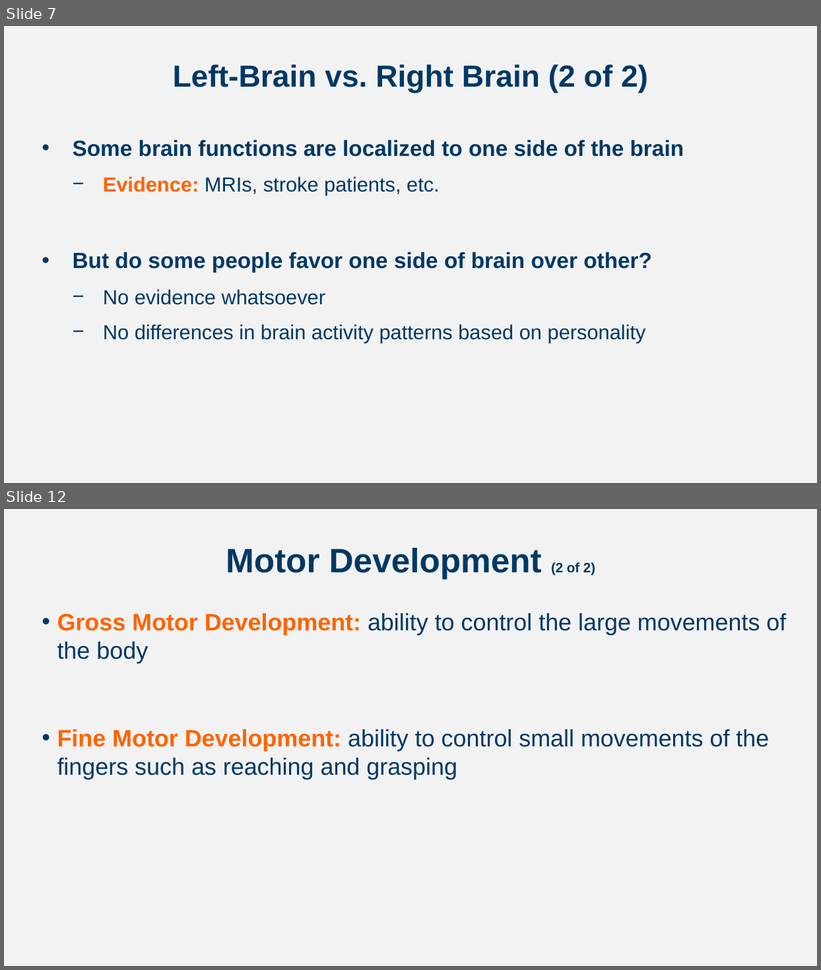
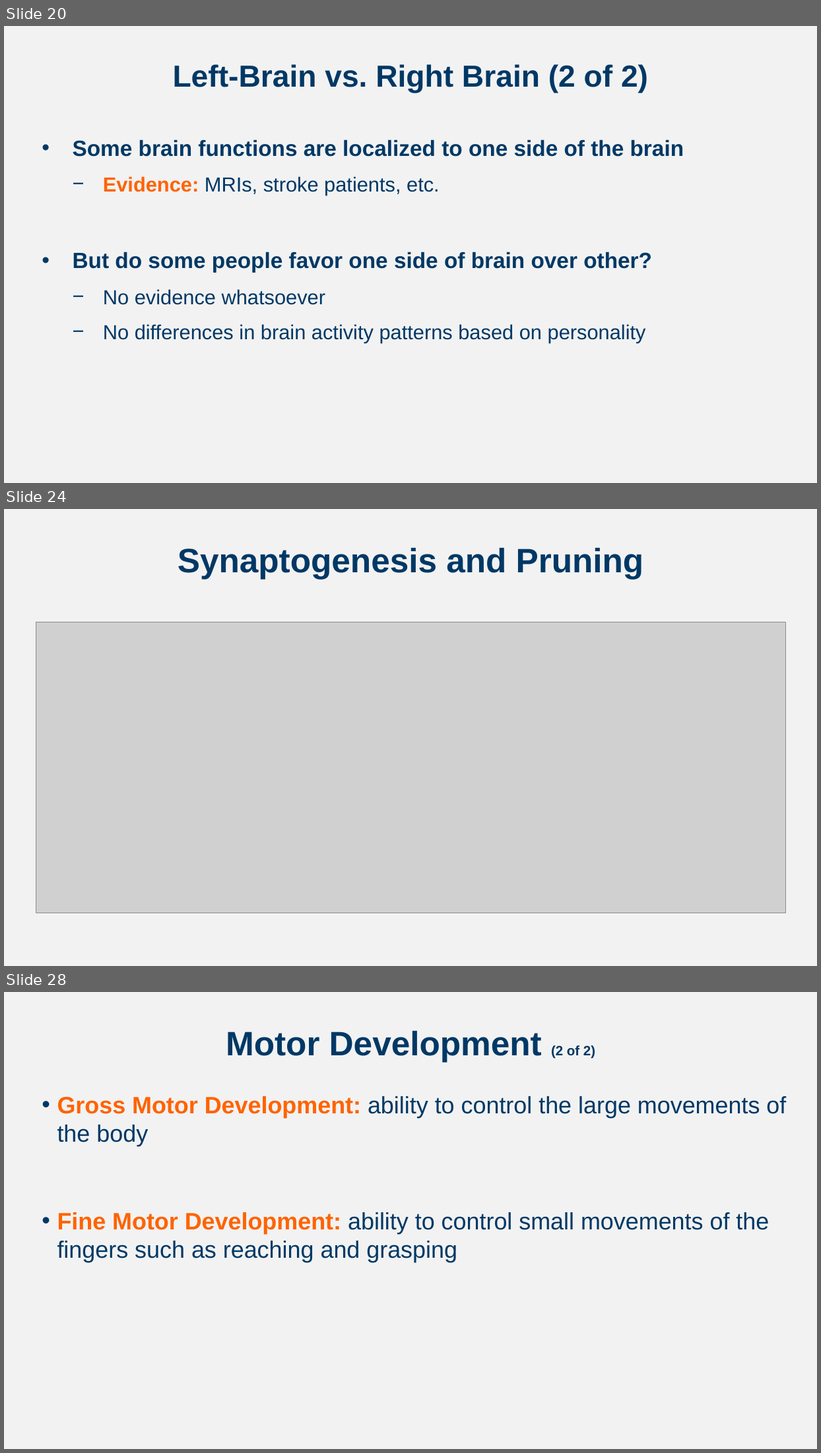
Before and after one commit to npm27/Teaching-Materials, a slide deck: Developmental Fall 24/Slides/Chapter 4.pptx. Shown one above the other, each under a label of ours: slides 7 and 12 before the commit, slides 20, 24 and 28 after it; the slides between them are not shown. The pictures are 821x970 and 821x1453 pixels, drawn with LibreOffice and Linux fonts; fonts in the diff are those of the drawing; grey boxes stand for pictures. Boxes give left, top, right and bottom in pixels: in the first picture for what was removed or moved away, otherwise in the second. Text is boxed around its words. In the diff, an @@ line names an element or a change of style, - is before the commit and + after.

```diff
--- a/Developmental Fall 24/Slides/Chapter 4.pptx
+++ b/Developmental Fall 24/Slides/Chapter 4.pptx
@@ slide 24 added at box(4, 509, 817, 966), background #F2F2F2 @@
@@ title added at box(178, 547, 644, 579), 40 pt, text #003865, bold @@
+Synaptogenesis and Pruning
@@ picture added at box(36, 622, 785, 914) @@
@@ what was slide 7 is now slide 20 @@
@@ what was slide 12 is now slide 28 @@
```
Also in this commit, not shown: 6 slides changed, 15 other slides added, 1 other file.
